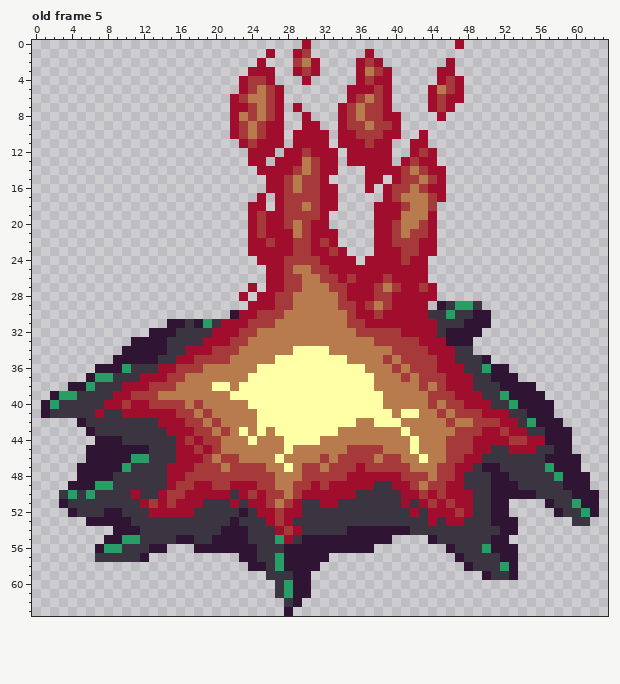
A pixel-art file gets an edit: Aseprite files/v1/v1 heartfire.aseprite. This is how it looked before the edit.
64x64 pixels, 5 frames. Shown: old frame 5. The commit also changed other frames, which this record leaves out.
After:
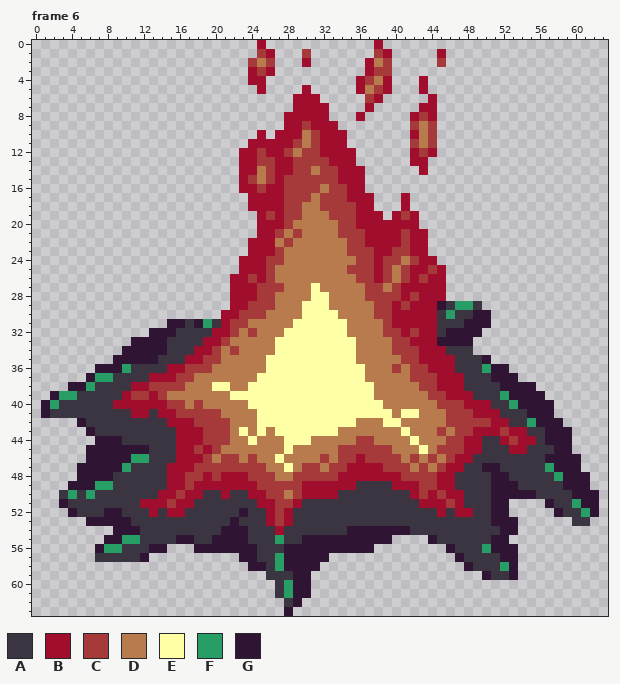
Palette (. is transparent): A #3b3441  B #a10d2d  C #a63a3a  D #b87b4d  E #ffffa6  F #269e66  G #2f1433
A new or re-ordered frame is compared with the old frame closest to it.
The author wrote: fire sprite mostly done
The exact change:
frames 5 -> 8
Frame 6 is new; against old frame 5, layer "Layer 2 Copy Copy":
y 0: x 25 . -> B; x 30 B -> .; x 38 . -> B; x 47 B -> .
y 1: x 25 . -> C; x 29 B -> .; x 37..39 B.. -> .CB; x 45 . -> B
y 2: x 24..26 .B. -> CDC; x 29..31 CDB -> .B.; x 36..39 BCB. -> .BDC; x 45..46 .B -> C.
y 3: x 25 B -> C; x 29..31 BCB -> ...; x 36..37 BD -> .B; x 39 B -> C; x 45..46 BB -> ..
y 4: x 23..26 BCCB -> .BB.; x 30 B -> .; x 38 B -> D; x 43 . -> B; x 45..47 BCB -> ...
y 5: x 23..27 BCDCB -> ..B..; x 30 . -> B; x 35 B -> .; x 37 B -> D; x 43..47 .BDCB -> B....
y 6: x 22..27 BCDDCB -> ......; x 29..31 ... -> BBB; x 35..39 BCDCB -> ..CB.; x 45..47 CBB -> ...
y 7: x 22..27 BBCDCB -> ......; x 30..32 ... -> BBB; x 34..39 BCDCCB -> ...B..; x 43 . -> B; x 45..46 CB -> ..
y 8: x 22..29 BDCDCB.. -> ......BB; x 31..32 .. -> BB; x 34..40 BCDCCBB -> ..B....; x 42..45 ...B -> BCB.
y 9: x 22..30 BCDCBB..B -> ......BBC; x 32..40 ..BCCDCCB -> BB.......; x 42..44 ... -> CDC
y 10: x 22..26 BCDCB -> ...B.; x 28 . -> B; x 30..31 BB -> DC; x 33 . -> B; x 35..40 BCCCBB -> ......; x 42..44 .B. -> BDC
y 11: x 23..24 BC -> .B; x 28..31 .BBB -> BCDC; x 33 . -> B; x 35..39 BBCBB -> .....; x 42..44 BB. -> CDC
y 12: x 23 . -> B; x 25 B -> C; x 27..29 .BB -> BCD; x 31 B -> C; x 34 . -> B; x 36..39 BBBB -> ....
y 13: x 23 . -> B; x 25..26 B. -> CC; x 29..30 BD -> CC; x 32 B -> C; x 34 . -> B; x 36..39 BBBB -> ....; x 41..42 BC -> .B; x 44 B -> .
y 14: x 23..26 ..BB -> BBDC; x 30..45 DCBB...BBBBCDCBB -> CDCCBBB......B..
y 15: x 23..26 ...B -> BCDC; x 29 D -> C; x 32..38 B....BB -> CCBBB..; x 40..45 BCCDCB -> ......
y 16: x 23..25 ... -> BBC; x 29 D -> C; x 32..37 BB...B -> DCCBB.; x 39..45 BCCDCBB -> .......
y 17: x 24 . -> B; x 26 . -> B; x 31..37 CBB.... -> DCCCBBB; x 39..45 BCDDDCB -> ..B....
y 18: x 26 . -> B; x 31..44 CBB....BBBCDDC -> DCCCCBB...B...
y 19: x 24..26 BCB -> .BC; x 30..37 CCB..... -> DDDCCCBB; x 39 B -> .; x 41..44 DDDB -> CB..
y 20: x 24..25 BC -> .B; x 30..37 CBB..... -> DDDDCCBB; x 40..44 CDDCB -> BBB..
y 21: x 24..25 BC -> .B; x 27..37 BBDCBBB.... -> CDCDDDDCCCB; x 40..44 CDCCB -> BCBB.
y 22: x 26..37 CBBCCBCB.... -> BDCDDDDDDCCB; x 40 C -> B; x 42 C -> B; x 44 B -> .
y 23: x 27..37 BBCCBBCB... -> CDDDDDDDCCC; x 40 B -> C; x 42 C -> B; x 44 B -> .
y 24: x 23..24 .. -> BB; x 26..37 BBCCCCBBBB.B -> CCDDDDDDDDCC; x 39..42 BBCB -> CCDC; x 44 . -> B
y 25: x 23..28 ...BBC -> BBBCDD; x 31..37 CCBBBBB -> DDDDCCC; x 39..41 BBB -> CDC; x 44..45 .. -> CB
y 26: x 22..29 ....BBCC -> BBCBCDDD; x 32..37 CCBCBB -> DDDDCC; x 40..41 BB -> DC; x 43..45 B.. -> CBB
y 27: x 22..23 .. -> BB; x 25..29 .BBCC -> CCCDD; x 31 D -> E; x 33..37 CCBBB -> DDDDC; x 43 C -> B; x 45 . -> B
y 28: x 22 . -> B; x 24..28 .BBCC -> BCCDD; x 31..32 DD -> EE; x 34..37 CBBB -> DDDC; x 40 B -> C; x 42 B -> C; x 45 . -> B
y 29: x 22..28 ..BBBCC -> BBCCCDD; x 30..32 DDD -> EEE; x 34..38 CCBCD -> DDDDC; x 41 B -> C; x 44 . -> B
y 30: x 21..24 .GBB -> BBCC; x 26..27 CC -> DD; x 30..33 DDDD -> EEEE; x 35..37 CBB -> DDD; x 39 B -> C; x 44 A -> B
y 31: x 22..26 BBCCC -> CCDDD; x 29..39 DDDDDDCCBBB -> EEEEEEDDDDC
y 32: x 22..23 BC -> CD; x 28..34 DDDDDDD -> EEEEEEE; x 36..38 CCC -> DDD; x 42 B -> C
y 33: x 21..23 BCC -> CDD; x 27..35 DDDDDDDDD -> EEEEEEEEE; x 38..39 CC -> DD; x 42 C -> B; x 45 B -> G
y 34: x 17 B -> A; x 21 C -> D; x 27..28 DD -> EE; x 33..35 DDD -> EEE; x 43 C -> B; x 46 B -> A
y 35: x 16 B -> A; x 18 C -> B; x 21 C -> D; x 26 D -> E; x 35 D -> E; x 39 C -> D; x 43..44 CC -> BB
y 36: x 14 B -> A; x 16 C -> B; x 19 D -> C; x 25 E -> D; x 44 C -> B; x 47 B -> A
y 37: x 12 B -> A; x 15 C -> B; x 17 D -> C; x 24 E -> D; x 37 E -> D; x 41..42 CD -> DC; x 45 C -> B; x 48 B -> A
y 38: x 10 B -> A; x 16 D -> C; x 23 E -> D; x 44..45 DC -> CB; x 48 B -> A
y 39: x 9 B -> A; x 13..14 CD -> BC; x 38 E -> D; x 46 C -> B; x 49 B -> A
y 40: x 8 B -> A; x 10 C -> B; x 13..14 CC -> BB; x 44..45 CD -> DC
y 41: x 7 B -> A; x 10 B -> A; x 13 B -> A; x 18 D -> C; x 20 D -> C; x 45..46 CD -> DC; x 49 C -> B; x 52 B -> A
y 42: x 14 B -> A; x 17 C -> B; x 19 D -> C; x 21 D -> C; x 38 E -> D; x 47..48 DD -> CC; x 51 C -> B; x 53 B -> A
y 43: x 15 B -> A; x 18 C -> B; x 20 D -> C; x 45 D -> C; x 49 C -> B
y 44: x 17 C -> B; x 21 D -> C; x 31 E -> D; x 36..37 DD -> CC; x 48 C -> B; x 50..51 BB -> AA; x 54 C -> B; x 56 B -> A
y 45: x 34 D -> C; x 39 D -> C; x 42..43 ED -> DE; x 45 D -> C; x 48 C -> B; x 50 B -> A; x 55 B -> A
y 46: x 24 D -> C; x 36 C -> B; x 38 D -> C; x 42..44 DED -> CDC; x 47 C -> B; x 49 B -> A
y 47: x 21 D -> C; x 35 C -> B; x 37..38 CC -> BB; x 43 D -> C; x 46 C -> B; x 48 B -> A
y 48: x 19 C -> B; x 21..23 CCC -> BBB; x 29 D -> C; x 34 C -> B; x 44..47 DCCB -> CBBA
y 49: x 16 C -> B; x 20..21 CC -> BB; x 27..28 DD -> CC; x 30 C -> B; x 32 C -> B; x 36..37 BB -> AA; x 42..43 CD -> BC; x 45 C -> B; x 47 B -> A
y 50: x 11 B -> A; x 15 C -> B; x 19..20 BB -> AA; x 23..24 BC -> AB; x 34..35 BB -> AA; x 41 B -> A; x 48 B -> A
y 51: x 13 C -> B; x 18 B -> A; x 22 B -> A; x 24 B -> A; x 26..27 CD -> BC; x 32..33 BB -> AA; x 41 B -> A; x 44 C -> B; x 48 B -> A
y 52: x 14 B -> A; x 17 B -> A; x 25 B -> A; x 29 B -> A; x 42 B -> A; x 44 B -> A; x 46..47 BC -> AB
y 53: x 44 B -> A; x 46..47 BB -> AA
y 54: x 28..29 CB -> AA
y 55: x 28 B -> A
Boxes around the changes in both pictures, in picture pixels (x1, y1, x2, y2):
changed: (95, 40, 545, 544)
